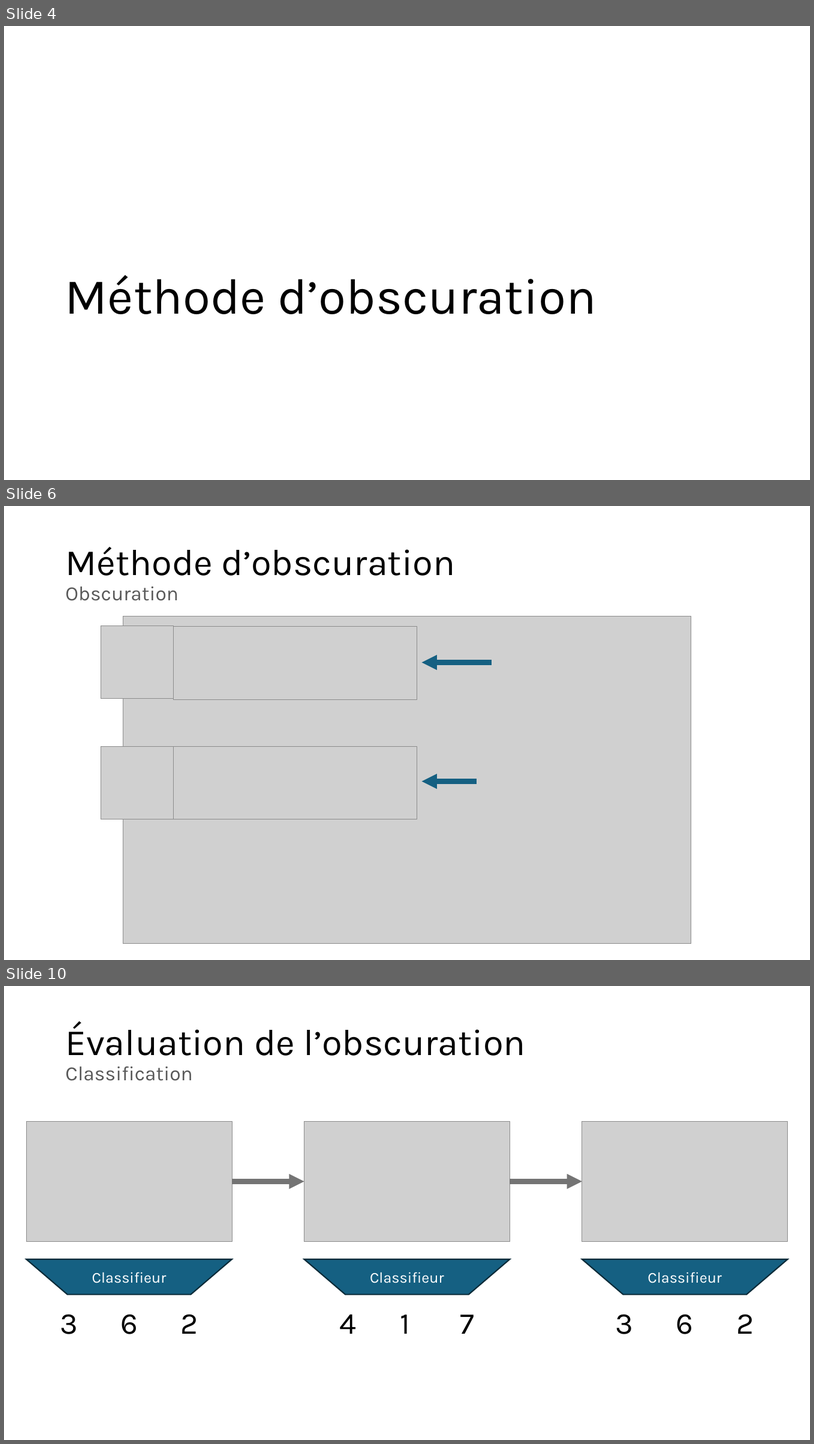
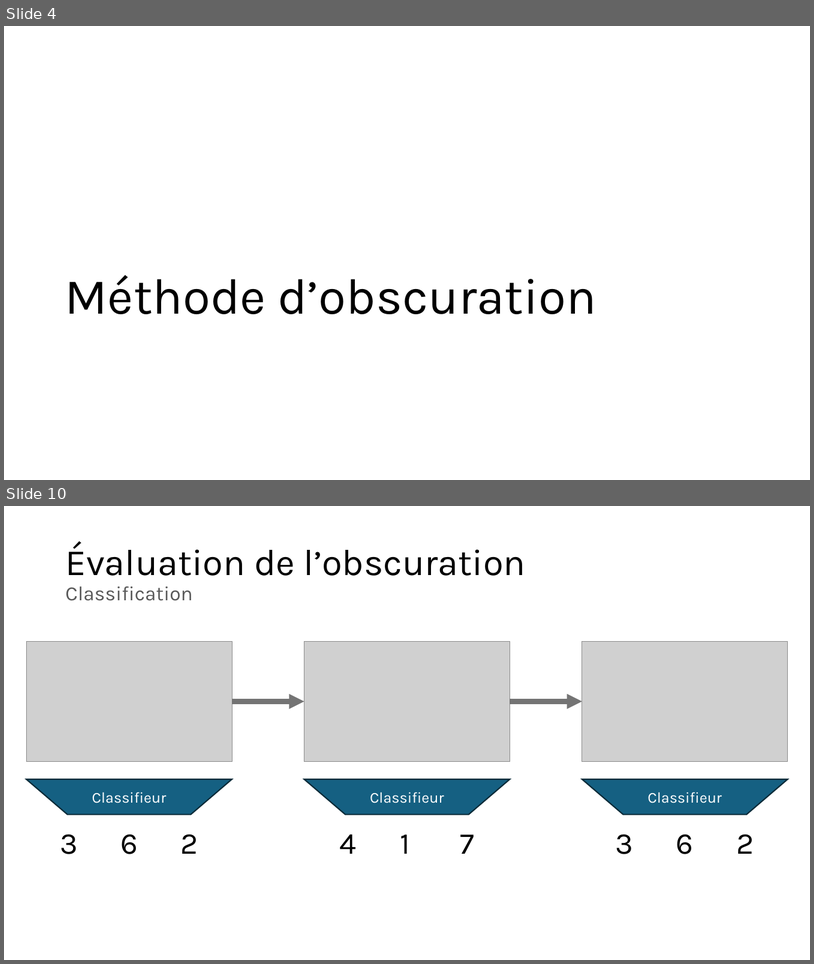
Before and after one commit to owilo/Stage, a slide deck: Documents/Slides/Obscuration de contenu numérique dans une image.pptx. Shown one above the other, each under a label of ours: slides 4, 6 and 10 before the commit, slides 4 and 10 after it; the slides between them are not shown. The pictures are 814x1444 and 814x964 pixels, drawn with LibreOffice and Linux fonts; fonts in the diff are those of the drawing; grey boxes stand for pictures. Boxes give left, top, right and bottom in pixels: in the first picture for what was removed or moved away, otherwise in the second. Text is boxed around its words. In the diff, an @@ line names an element or a change of style, - is before the commit and + after.

```diff
--- a/Documents/Slides/Obscuration de contenu numérique dans une image.pptx
+++ b/Documents/Slides/Obscuration de contenu numérique dans une image.pptx
@@ slide 6 removed at (x1=4, y1=506, x2=810, y2=960), background #FFFFFF @@
@@ title removed at (x1=65, y1=547, x2=455, y2=601) @@
-Méthode d’obscuration
-Obscuration
@@ picture removed at (x1=101, y1=626, x2=174, y2=699) @@
@@ picture removed at (x1=123, y1=616, x2=692, y2=943) @@
@@ picture removed at (x1=174, y1=627, x2=417, y2=700) @@
@@ arrow removed from (492, 662) to (422, 662) @@
@@ picture removed at (x1=101, y1=746, x2=174, y2=819) @@
@@ picture removed at (x1=174, y1=746, x2=417, y2=819) @@
@@ arrow removed from (477, 781) to (422, 781) @@
```
Also in this commit, not shown: 8 slides changed, 4 slides added, 3 other slides removed.
